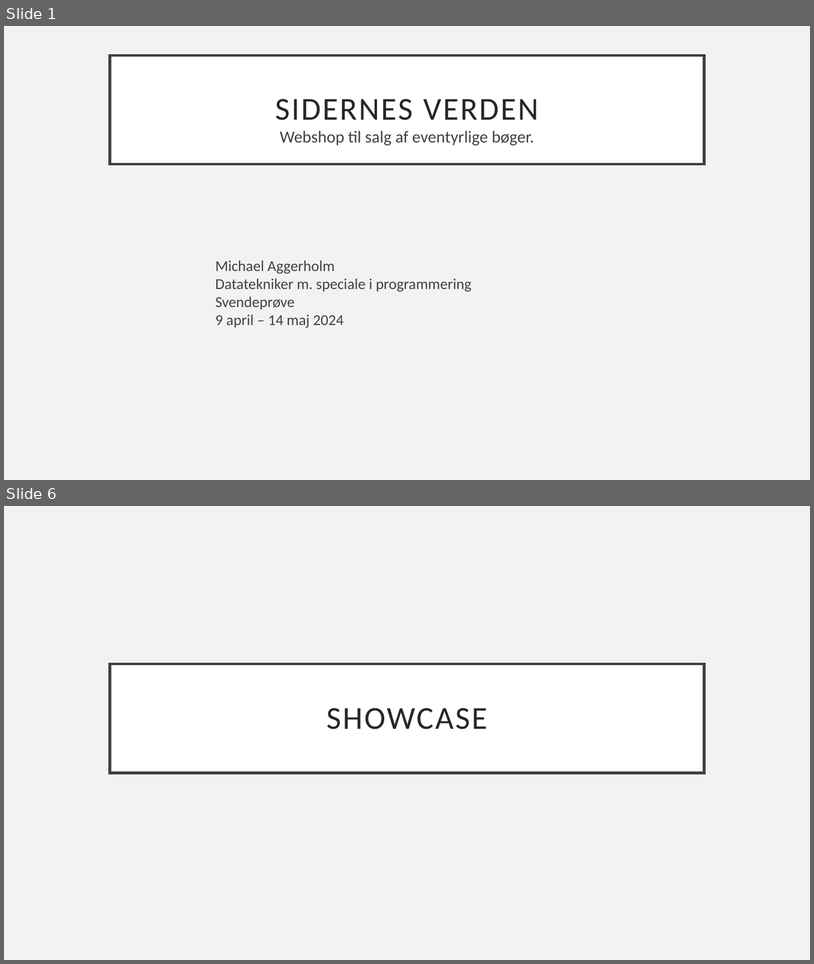
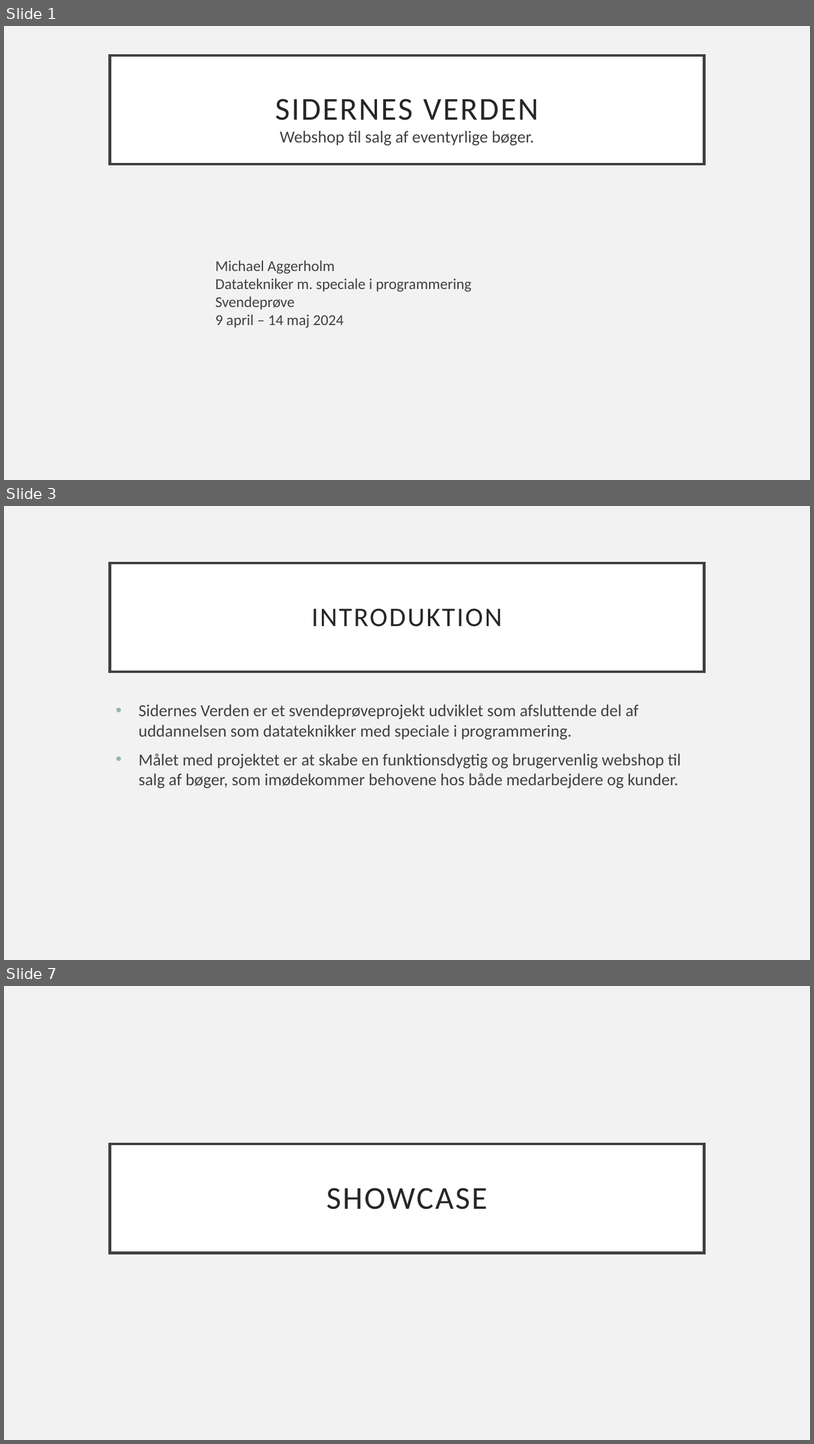
Before and after one commit to MichaelAggerholm/Apprentice_Test, a slide deck: Assets/Documents/Præsentation-sidernesVerden.pptx. Shown one above the other, each under a label of ours: slides 1 and 6 before the commit, slides 1, 3 and 7 after it; the slides between them are not shown. The pictures are 814x964 and 814x1444 pixels, drawn with LibreOffice and Linux fonts; fonts in the diff are those of the drawing. Boxes give left, top, right and bottom in pixels: in the first picture for what was removed or moved away, otherwise in the second. Text is boxed around its words. In the diff, an @@ line names an element or a change of style, - is before the commit and + after.

```diff
--- a/Assets/Documents/Præsentation-sidernesVerden.pptx
+++ b/Assets/Documents/Præsentation-sidernesVerden.pptx
@@ slide 3 added at (4,506,810,960), background #F2F2F2 @@
@@ title added at (110,563,705,672), fill #FFFFFF, outline #404040 3 pt, 32 pt, text #262626 @@
+INTRODUKTION
@@ subtitle added at (138,704,681,788), 20 pt, text #404040 @@
+• Sidernes Verden er et svendeprøveprojekt udviklet som afsluttende del af uddannelsen som datateknikker med speciale i programmering.
+• Målet med projektet er at skabe en funktionsdygtig og brugervenlig webshop til salg af bøger, som imødekommer behovene hos både medarbejdere og kunder.
@@ what was slide 6 is now slide 7 @@
```
Also in this commit, not shown: 5 slides changed, 1 other slide added, 1 slide removed.
